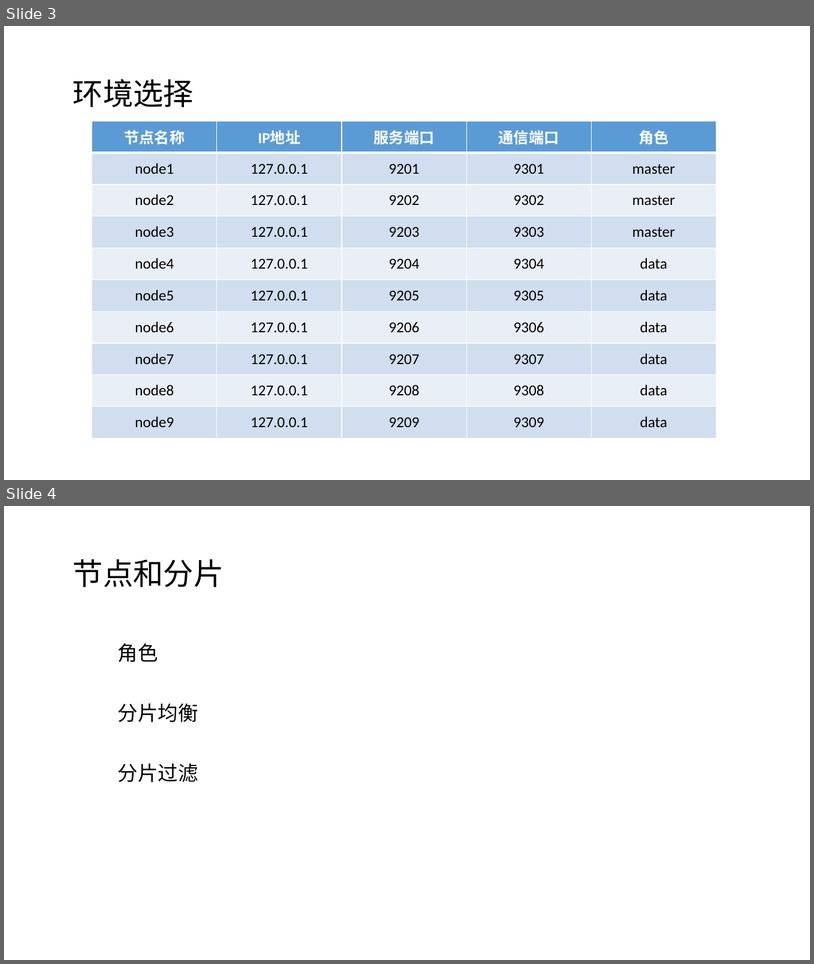
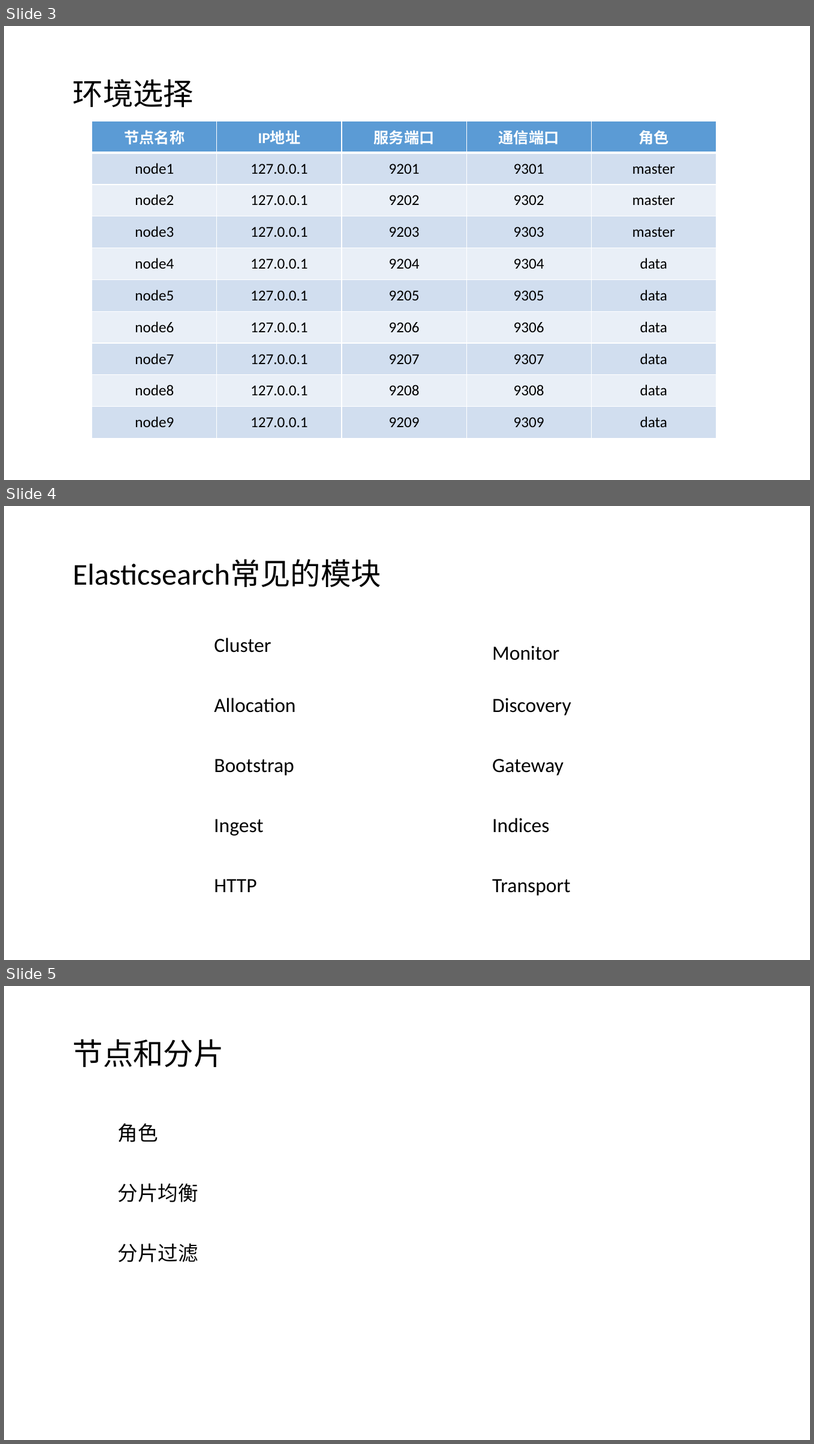
Before and after one commit to ybbstudy/Elastic-Stack, a slide deck: 2 高手进阶篇/02-分布式原理/课件/分布式原理.pptx. Shown one above the other, each under a label of ours: slides 3 and 4 before the commit, slides 3, 4 and 5 after it. The pictures are 814x964 and 814x1444 pixels, drawn with LibreOffice and Linux fonts; fonts in the diff are those of the drawing. Boxes give left, top, right and bottom in pixels: in the first picture for what was removed or moved away, otherwise in the second. Text is boxed around its words. In the diff, an @@ line names an element or a change of style, - is before the commit and + after.

```diff
--- a/2 高手进阶篇/02-分布式原理/课件/分布式原理.pptx
+++ b/2 高手进阶篇/02-分布式原理/课件/分布式原理.pptx
@@ slide 4 added at <box>4,506,810,960</box>, background #FFFFFF @@
@@ text added at <box>73,559,381,587</box>, 36 pt, text #000000 @@
+Elasticsearch常见的模块
@@ text added at <box>214,637,271,652</box>, 24 pt, text #000000 @@
+Cluster
@@ text added at <box>492,646,560,660</box>, 24 pt, text #000000 @@
+Monitor
@@ text added at <box>214,697,296,712</box>, 24 pt, text #000000 @@
+Allocation
@@ text added at <box>492,698,572,715</box>, 24 pt, text #000000 @@
+Discovery
@@ text added at <box>214,759,294,775</box>, 24 pt, text #000000 @@
+Bootstrap
@@ text added at <box>492,759,564,775</box>, 24 pt, text #000000 @@
+Gateway
@@ text added at <box>214,819,263,835</box>, 24 pt, text #000000 @@
+Ingest
@@ text added at <box>492,817,549,832</box>, 24 pt, text #000000 @@
+Indices
@@ text added at <box>214,879,257,892</box>, 24 pt, text #000000 @@
+HTTP
@@ text added at <box>492,879,570,895</box>, 24 pt, text #000000 @@
+Transport
@@ what was slide 4 is now slide 5 @@
```
Also in this commit, not shown: 2 other files.
